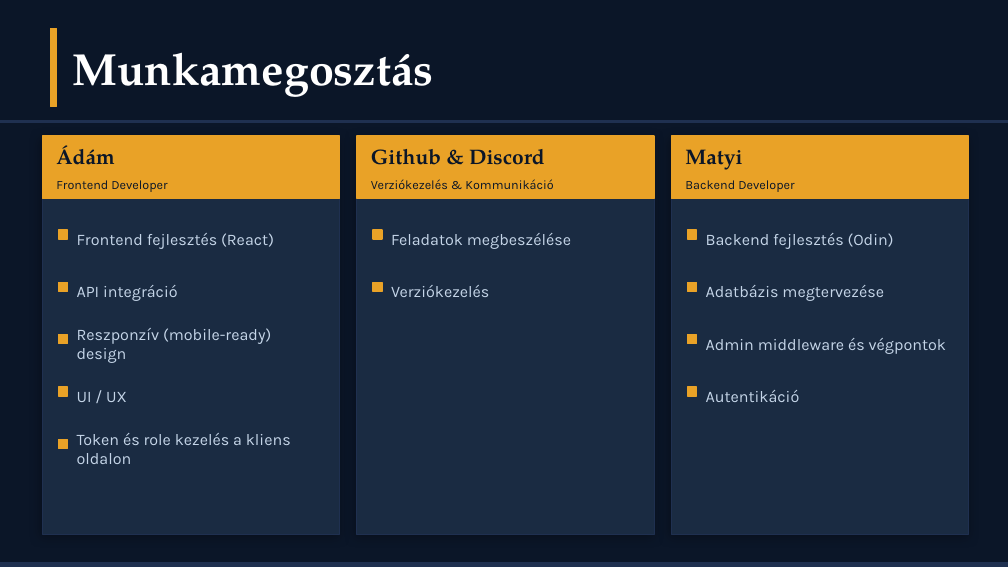
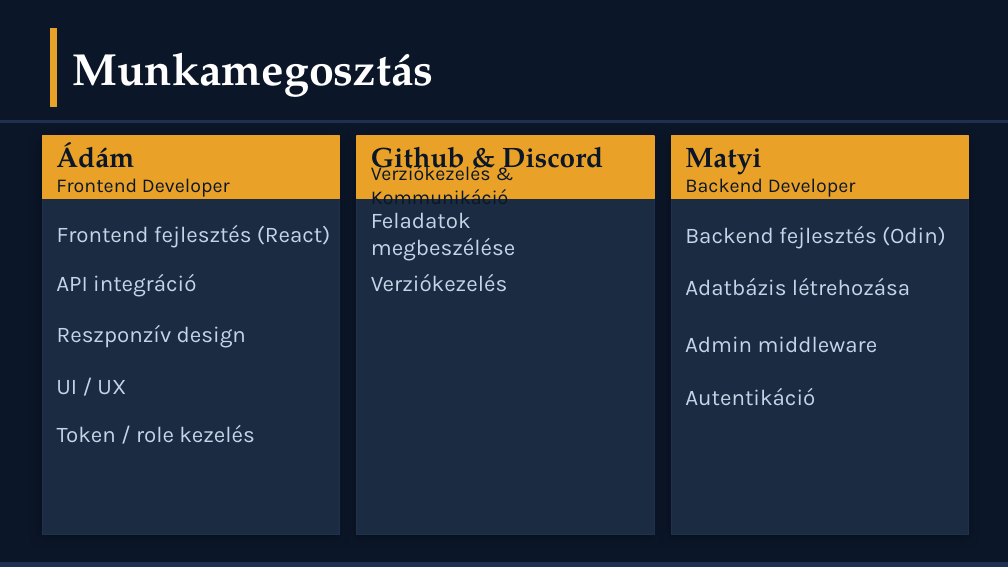
Before and after one commit to hihi-dotcom/CrossCountryBuilds_Webshop, a slide deck: slide 10 of doc/CrossCountryWebshop_Premium (1).pptx. Drawn at 1008x567 pixels with LibreOffice and Linux fonts; fonts in the diff are those of the drawing. Boxes give left, top, right and bottom in pixels: in the first picture for what was removed or moved away, otherwise in the second. Text is boxed around its words. In the diff, an @@ line names an element or a change of style, - is before the commit and + after.

Commit message:
a ppt szerintem jó (Ádám)

```diff
--- a/doc/CrossCountryWebshop_Premium (1).pptx
+++ b/doc/CrossCountryWebshop_Premium (1).pptx
@@ size 15 to 20 pt in 3 elements at <box>56,142,134,168</box>, <box>371,147,603,177</box>, <box>685,148,761,175</box> @@
@@ size 9 to 14 pt in 3 elements at <box>56,178,230,197</box>, <box>685,174,856,197</box>, <box>371,162,509,199</box> @@
@@ text "Frontend fejlesztés (React)": place and size @@
-text "Frontend fejlesztés (React)" at <box>77,233,274,249</box>
+text "Frontend fejlesztés (React)" at <box>57,225,330,248</box>
@@ text "Feladatok megbeszélése": place and size @@
-text "Feladatok megbeszélése" at <box>391,233,571,249</box>
+text "Feladatok megbeszélése" at <box>371,212,515,261</box>
@@ rectangle removed at <box>58,230,68,239</box> @@
@@ rectangle removed at <box>373,230,382,239</box> @@
@@ text "Backend fejlesztés (Odin)": place and size @@
-text "Backend fejlesztés (Odin)" at <box>706,233,894,249</box>
+text "Backend fejlesztés (Odin)" at <box>685,226,946,249</box>
@@ rectangle removed at <box>687,230,697,239</box> @@
@@ text "API integráció": place and size @@
-text "API integráció" at <box>77,285,178,301</box>
+text "API integráció" at <box>56,274,196,297</box>
@@ text "Verziókezelés": place and size @@
-text "Verziókezelés" at <box>391,285,489,297</box>
+text "Verziókezelés" at <box>371,274,507,291</box>
@@ rectangle removed at <box>58,282,68,291</box> @@
@@ rectangle removed at <box>373,282,382,291</box> @@
@@ text at <box>685,278,910,295</box>: text changed; size 11.5 to 16 pt @@
-Adatbázis megtervezése
+Adatbázis létrehozása
@@ rectangle removed at <box>687,282,697,291</box> @@
@@ text at <box>57,325,246,348</box>: text changed; size 11.5 to 16 pt @@
-Reszponzív (mobile-ready) design
+Reszponzív design
@@ rectangle removed at <box>58,335,68,344</box> @@
@@ text at <box>685,336,878,352</box>: text changed; size 11.5 to 16 pt @@
-Admin middleware és végpontok
+Admin middleware
@@ rectangle removed at <box>687,335,697,344</box> @@
@@ size 11.5 to 16 pt in 7 elements at <box>685,388,815,405</box>, <box>371,212,515,261</box>, <box>685,226,946,249</box>, <box>371,274,507,291</box>, <box>56,274,196,297</box>, <box>57,225,330,248</box>, <box>56,380,126,394</box> @@
@@ text "UI / UX": place and size @@
-text "UI / UX" at <box>77,392,127,402</box>
+text "UI / UX" at <box>56,380,126,394</box>
@@ rectangle removed at <box>58,387,68,396</box> @@
@@ text "Autentikáció": place and size @@
-text "Autentikáció" at <box>706,390,800,402</box>
+text "Autentikáció" at <box>685,388,815,405</box>
@@ rectangle removed at <box>687,387,697,396</box> @@
@@ text at <box>57,425,255,442</box>: text changed; size 11.5 to 16 pt @@
-Token és role kezelés a kliens oldalon
+Token / role kezelés
@@ rectangle removed at <box>58,439,68,449</box> @@
```
Also in this commit, not shown: 10 other slides changed, 1 slide added, 1 slide removed.
